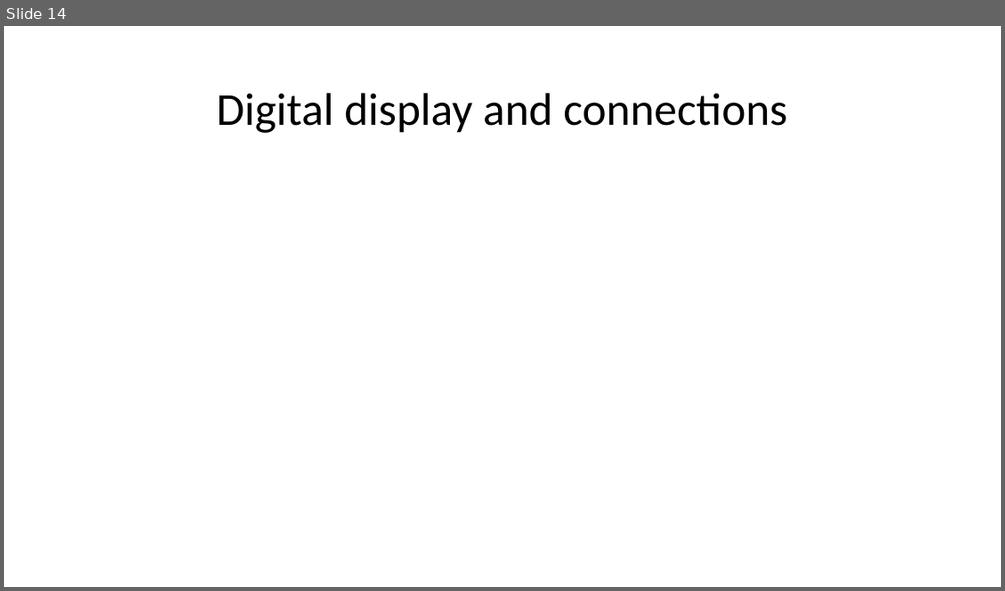
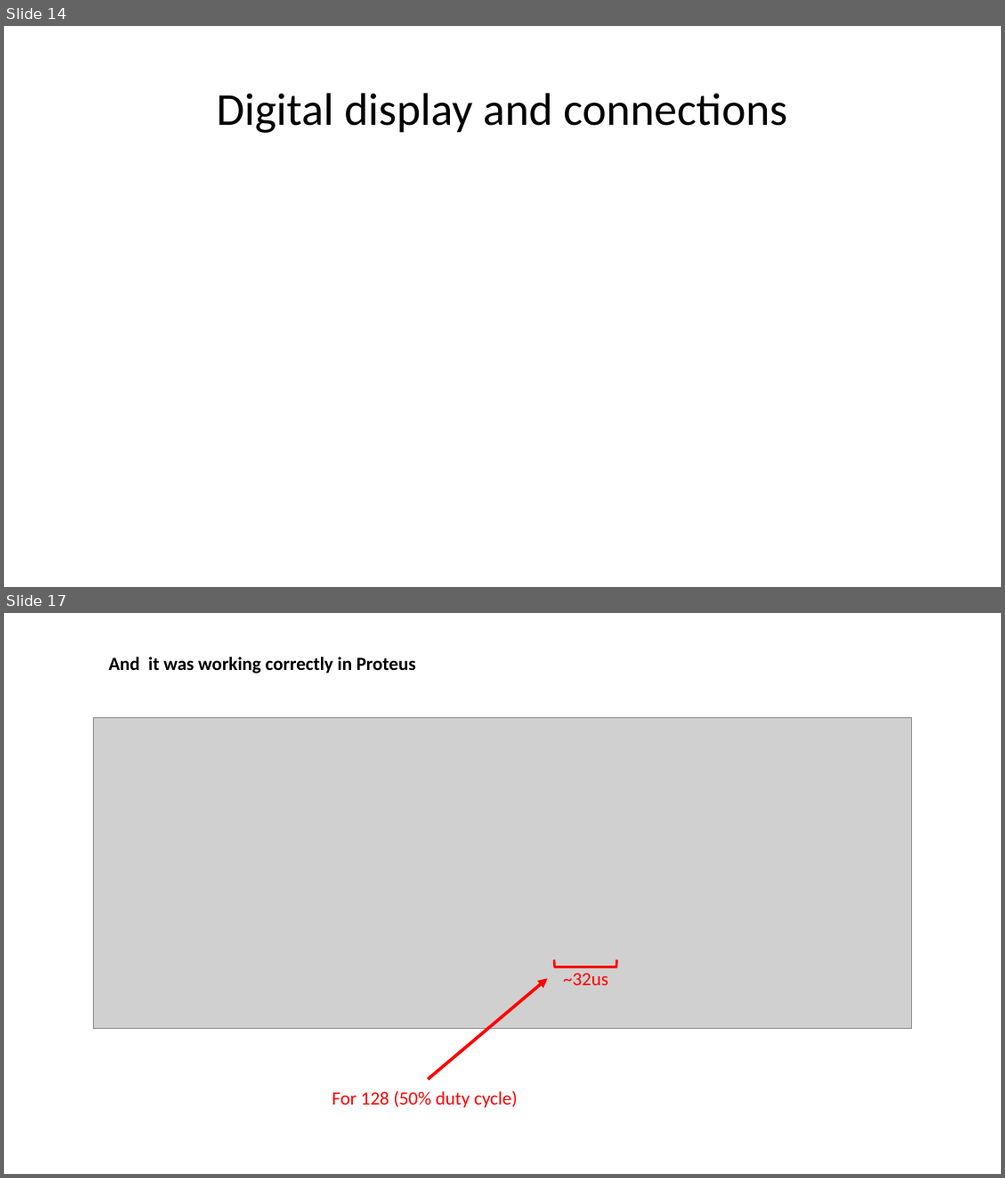
Before and after one commit to Team-Sagittarius-ENTC/RGBsensor, a slide deck: prabhashwara/PROGRESS AND SUMMARY.pptx. Shown one above the other, each under a label of ours: slide 14 before the commit, slides 14 and 17 after it; the slides between them are not shown. The pictures are 1005x591 and 1005x1178 pixels, drawn with LibreOffice and Linux fonts; fonts in the diff are those of the drawing; grey boxes stand for pictures. Boxes give left, top, right and bottom in pixels: in the first picture for what was removed or moved away, otherwise in the second. Text is boxed around its words. In the diff, an @@ line names an element or a change of style, - is before the commit and + after.

```diff
--- a/prabhashwara/PROGRESS AND SUMMARY.pptx
+++ b/prabhashwara/PROGRESS AND SUMMARY.pptx
@@ slide 17 added at box(4, 613, 1001, 1174), background #FFFFFF @@
@@ text added at box(109, 657, 416, 674), 18 pt, text #000000, bold @@
+And it was working correctly in Proteus
@@ picture added at box(93, 718, 912, 1029) @@
@@ left bracket added at box(555, 959, 617, 967), outline #FF0000 2.25 pt @@
@@ arrow added from (428, 1078) to (548, 978), #FF0000 3 pt @@
@@ text added at box(563, 973, 608, 985), 18 pt, text #FF0000 @@
+~32us
@@ text added at box(332, 1091, 518, 1108), 18 pt, text #FF0000 @@
+For 128 (50% duty cycle)
```
Also in this commit, not shown: 1 slide changed, 1 other slide added.
